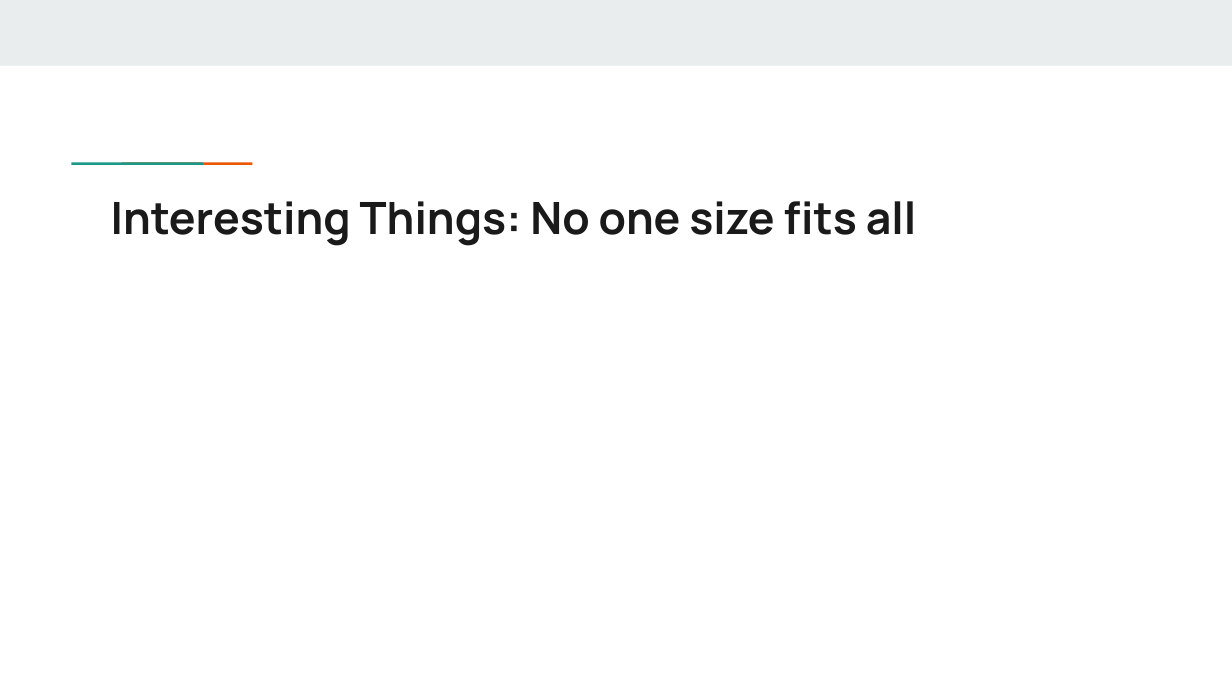
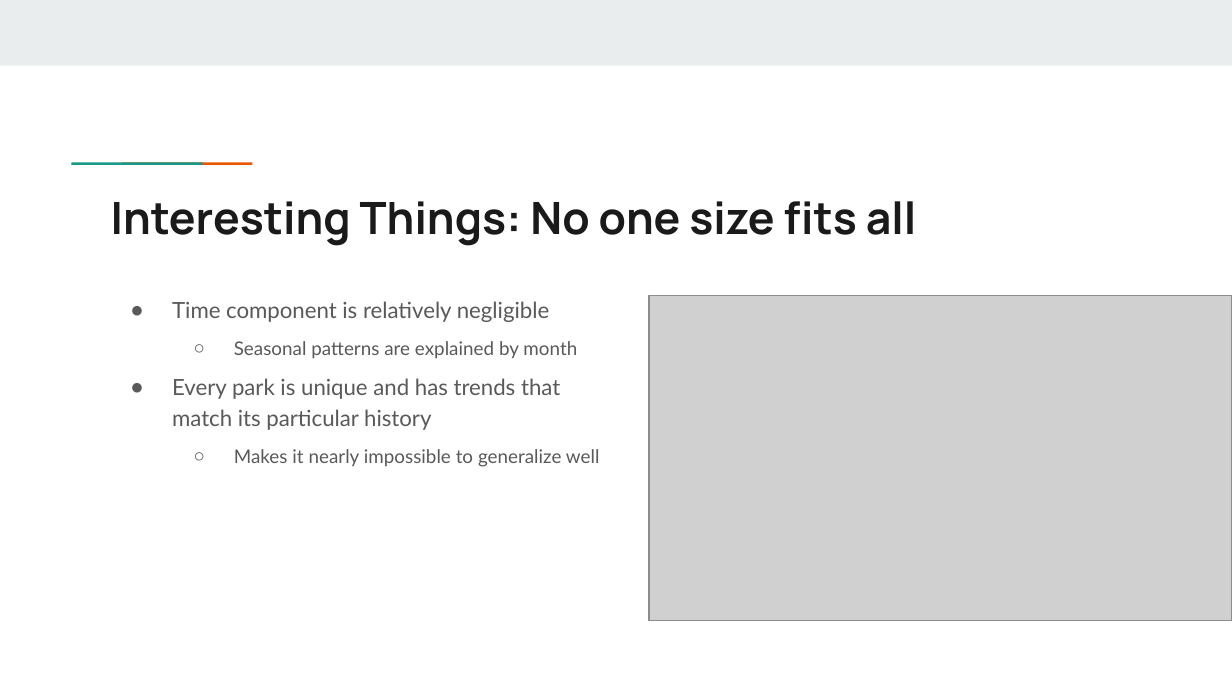
Before and after one commit to JViehman/NationalParks, a slide deck: slide 4 of Presentations/Presentation04.pptx. Drawn at 1232x693 pixels with LibreOffice and Linux fonts; fonts in the diff are those of the drawing; grey boxes stand for pictures. Boxes give left, top, right and bottom in pixels: in the first picture for what was removed or moved away, otherwise in the second. Text is boxed around its words. In the diff, an @@ line names an element or a change of style, - is before the commit and + after.

```diff
--- a/Presentations/Presentation04.pptx
+++ b/Presentations/Presentation04.pptx
@@ picture added at (649,296,1232,621) @@
@@ text added at (172,301,600,467), 13 pt, text #595959 @@
+● Time component is relatively negligible
+  ○ Seasonal patterns are explained by month
+● Every park is unique and has trends that match its particular history
+  ○ Makes it nearly impossible to generalize well
```
Also in this commit, not shown: 1 other slide changed.
